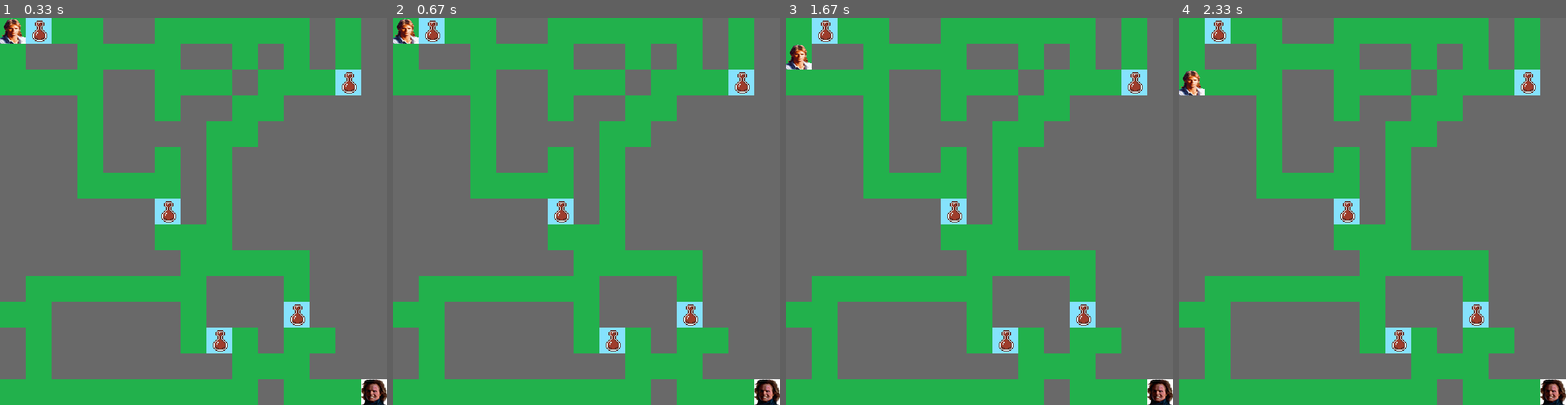
Above: before the commit, frames 1-4 (left to right).
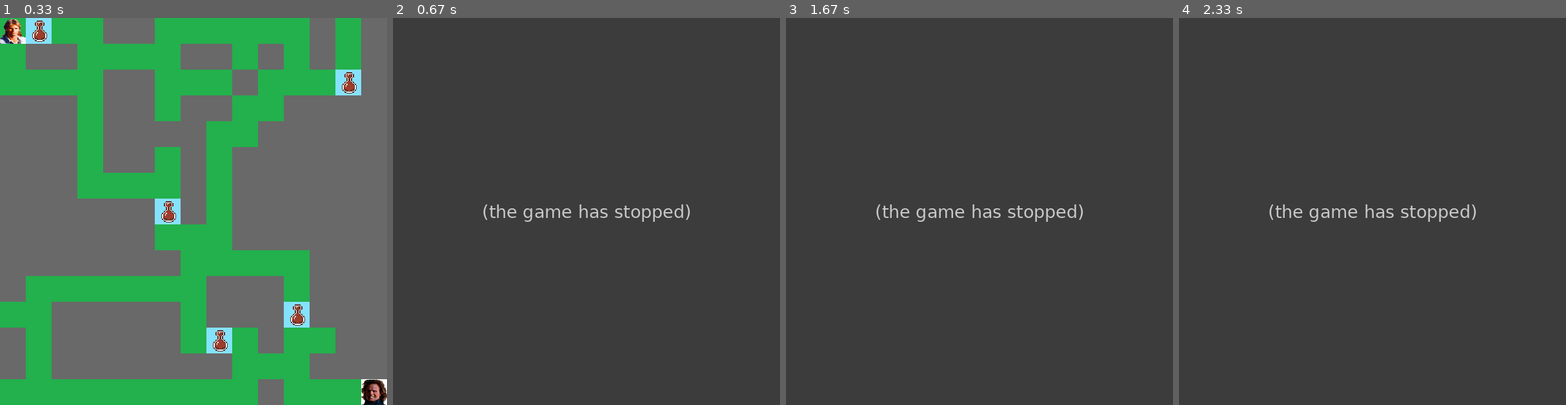
Above: after the commit, the same moments.

Repository: Hyperyon/p3-labyrinthe
Game: pygame game, started from gui2.py
The game is run twice, just before and just after one commit, with the same random seed, the same clock (stepped at 60 frames per second) and the same inputs. The source is Python 2; it was converted automatically to run under Python 3.
Inputs:
- Up to frame 1 (0.33 s): no input
- Up to frame 2 (0.67 s): hold Esc from 0.33 s (still down); hold Left from 0.33 s (still down)
- Up to frame 3 (1.67 s): release Esc at 0.87 s; release Left at 0.87 s; hold Down from 1.47 s (still down)
- Up to frame 4 (2.33 s): release Down at 1.93 s

Frame 1 is identical in both runs. In frame 2, 100% of the frame differs, in the area x 0-100%, y 0-100%; in frame 3, 100%; in frame 4, 100%.
After the commit the program exited at 0.35 s; later frames show no game.

Commit message:
small update
-fix some bug
-change MG.gif to player.png

Diff:
--- a/gui2.py
+++ b/gui2.py
@@ -28,7 +28,7 @@
 background = pyg.image.load(dir+"bg.png").convert()
 tile = pyg.image.load(dir+"tile.png").convert()
 keeper = pyg.image.load(dir+"keeper.png").convert()
-player = pyg.image.load(dir+"MG.gif").convert()
+player = pyg.image.load(dir+"player.png").convert()
 item = pyg.image.load(dir+"item.png").convert()
 fenetre.blit(player,(0,0))
 pyg.display.flip()#refresh display
@@ -43,11 +43,13 @@
                    pyg.K_LEFT:'move_x(my_position, -40)',
                    pyg.K_RIGHT:'move_x(my_position, 40)',}
 
-while True:
+enable = True
+
+while enable:
     for event in pyg.event.get(): #waiting input key
         if event.type == pyg.KEYDOWN:
             if event.key == pyg.K_ESCAPE:
-                break
+                enable = False
             if keyboard_input.has_key(event.key):
                 my_position = eval(keyboard_input[event.key])
 
Renamed: img/MG.gif -> img/player.png
